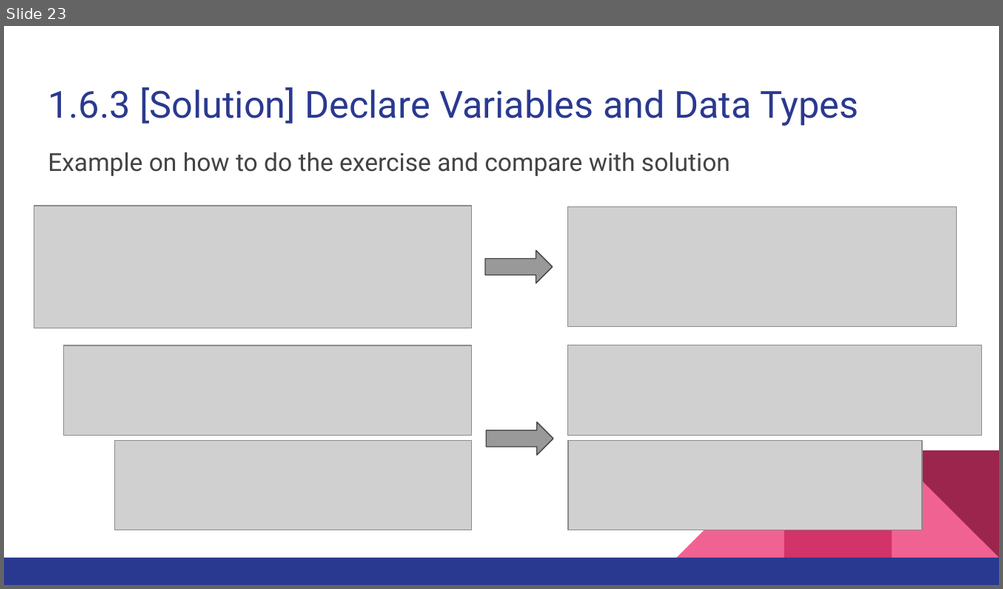
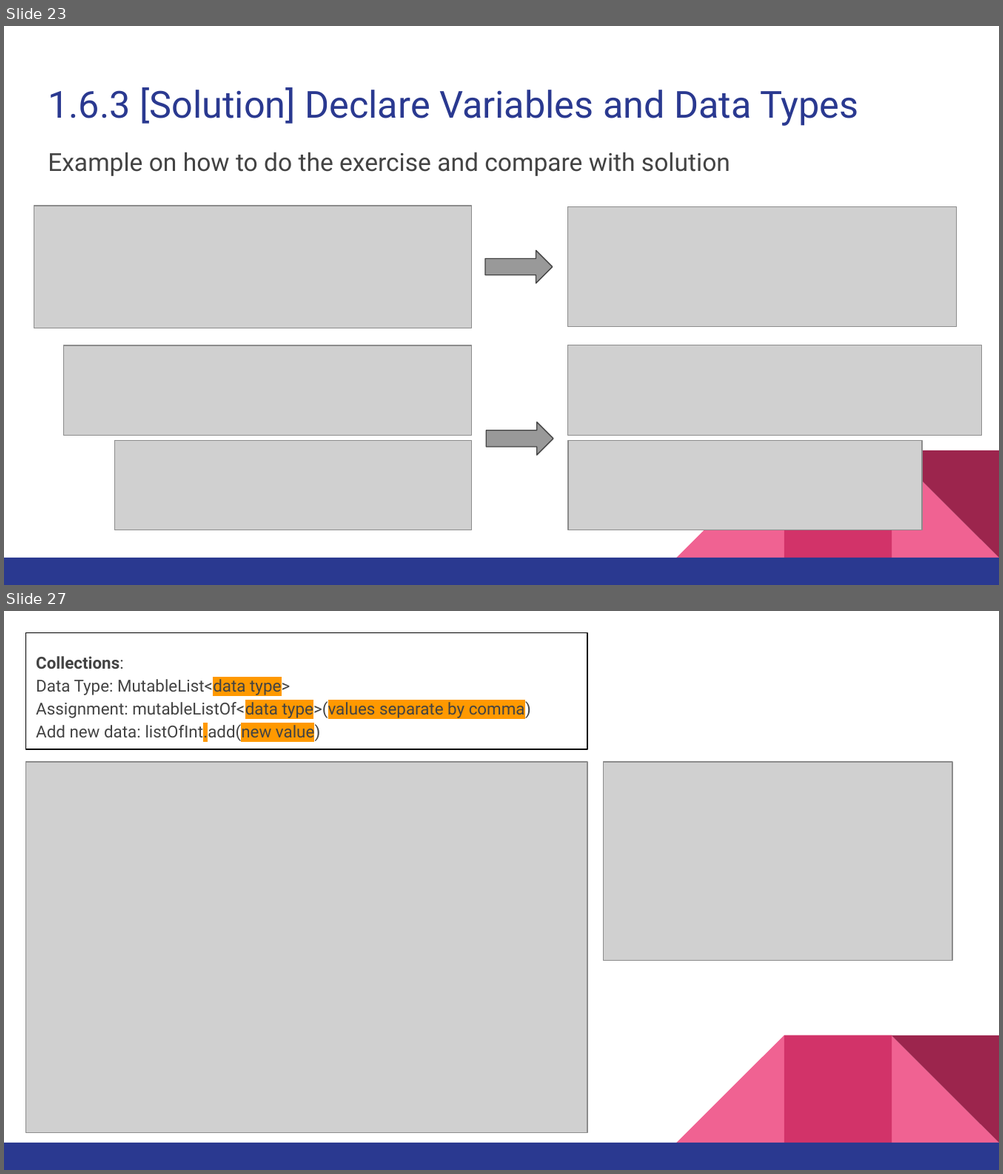
Before and after one commit to ferryyuwono/android-beginner, a slide deck: Beginner Level for Android Development using Kotlin - Module 1.pptx. Shown one above the other, each under a label of ours: slide 23 before the commit, slides 23 and 27 after it; the slides between them are not shown. The pictures are 1003x589 and 1003x1174 pixels, drawn with LibreOffice and Linux fonts; fonts in the diff are those of the drawing; grey boxes stand for pictures. Boxes give left, top, right and bottom in pixels: in the first picture for what was removed or moved away, otherwise in the second. Text is boxed around its words. In the diff, an @@ line names an element or a change of style, - is before the commit and + after.

```diff
--- a/Beginner Level for Android Development using Kotlin - Module 1.pptx
+++ b/Beginner Level for Android Development using Kotlin - Module 1.pptx
@@ slide 27 added at (4, 611, 999, 1170), background #FFFFFF; not listed: 5 template elements that a slide beside it also shows @@
@@ rectangle added at (26, 633, 587, 749), outline #000000 0.75 pt, 12 pt, text #434343 @@
+Collections:
+Data Type: MutableList<data type>
+Assignment: mutableListOf<data type>(values separate by comma)
+Add new data: listOfInt.add(new value)
@@ picture added at (26, 762, 587, 1133) @@
@@ picture added at (603, 762, 952, 961) @@
```
Also in this commit, not shown: 11 slides changed, 6 other slides added, 7 slides removed.
